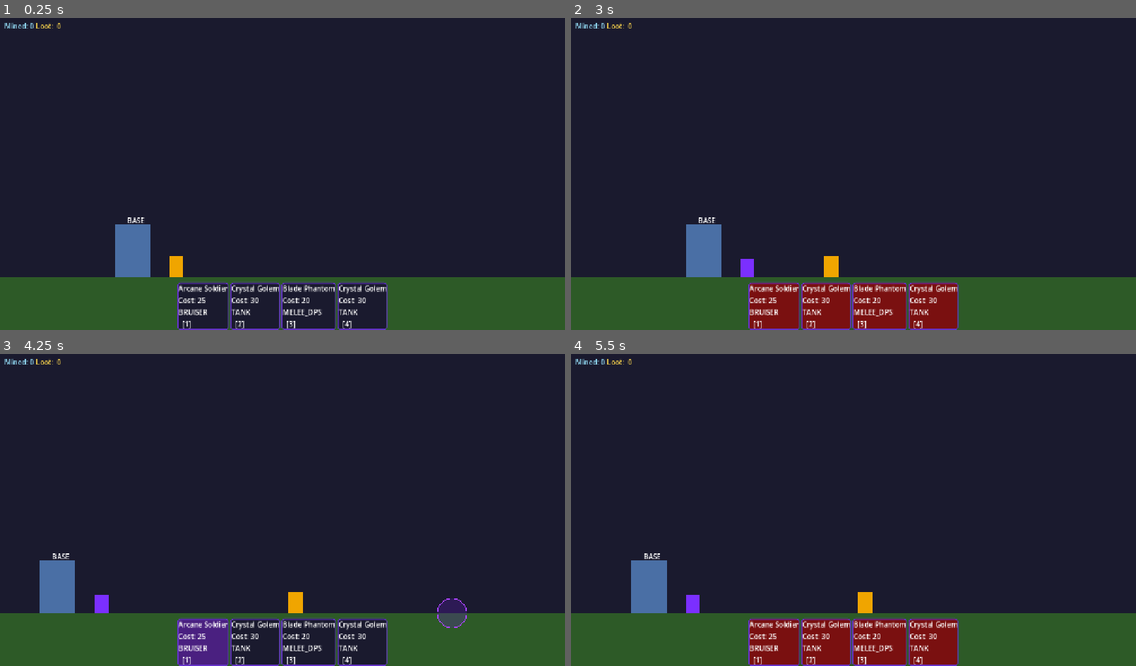
Above: before the commit, frames 1-4 (two rows, left to right).
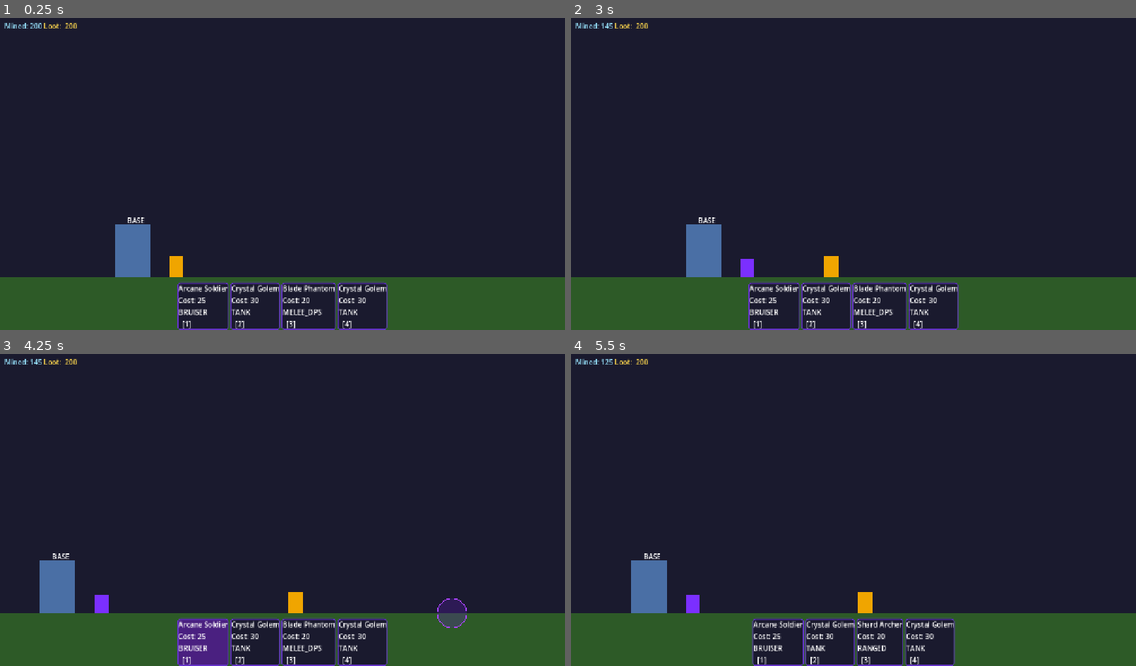
Above: after the commit, the same moments.

Repository: Saebeas/Simplespire
Game: Godot game, scene res://levels/main_game.tscn
Two runs of this game, one before a commit and one after it. Both use one fixed random seed, a clock stepped at 60 frames per second and the inputs below.
Inputs (mouse positions are in pixels of both pictures, inside the frame that each line leads up to):
- Up to frame 1 (0.25 s): no input
- Up to frame 2 (3 s): tap Enter at 0.5 s; move the mouse to (977, 155) at 0.52 s; hold D (move_right) 0.53-2.03 s; tap 1 at 0.6 s; click (977, 155) at 0.67 s; tap W (move_up) at 0.77, 1.52 s; move the mouse to (740, 186) at 1.27 s; tap 2 at 1.35 s; move the mouse to (910, 102) at 2.02 s; hold A (move_left) 2.03-2.78 s; tap 3 at 2.1 s; move the mouse to (825, 236) at 2.77 s; hold D (move_right) from 2.78 s (still down); tap 4 at 2.85 s; click (825, 236) at 2.92 s
- Up to frame 3 (4.25 s): keep holding D (move_right); tap W (move_up) at 3.02, 3.77 s; move the mouse to (452, 553) at 3.52 s; tap 1 at 3.6 s
- Up to frame 4 (5.5 s): move the mouse to (684, 460) at 4.27 s; release D (move_right) at 4.28 s; hold A (move_left) 4.28-5.03 s; tap 2 at 4.35 s; tap W (move_up) at 4.52 s; move the mouse to (881, 506) at 5.02 s; hold D (move_right) from 5.03 s (still down); tap 3 at 5.1 s; click (881, 506) at 5.17 s

The runs differ from the first frame. In frame 1, 0.1% of the frame differs, in the area x 5-14%, y 1-4%; in frame 2, 5.1%; in frame 3, 0.1%; in frame 4, 5.6%, in the area x 5-69%, y 1-100%.

Commit message:
Debug resources code added

Diff:
--- a/levels/main_game.gd
+++ b/levels/main_game.gd
@@ -39,6 +39,7 @@
 	# Wire camera to player once player is in scene
 	_attach_camera_to_player()
 	CardManager.build_and_draw()
+	ResourceManager.debug_add_all(200)
 
 func _attach_camera_to_player() -> void:
 	var player: Node = get_tree().get_first_node_in_group("player")
